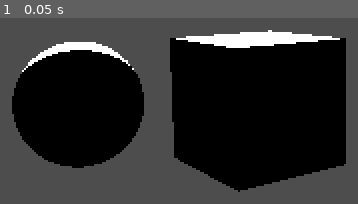
Above: before the commit, frame 1.
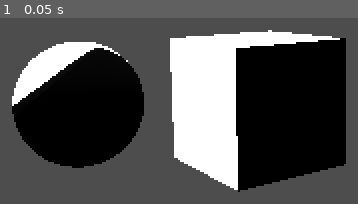
Above: after the commit, the same moment.

Repository: fossinating/trianglegamejam
Game: Godot game, scene res://levels/mat_test_inkfall.tscn
Two runs of this game, one before a commit and one after it. Both use one fixed random seed, a clock stepped at 60 frames per second and the inputs below. This scene is started directly instead of the project's main scene.
Inputs:
- Up to frame 1 (0.05 s): no input

The runs differ from the first frame. In frame 1, 15% of the frame differs, in the area x 3-67%, y 10-93%.

Commit message:
Lessen and Change Effects of inkfall material quantization shader

Diff:
--- a/entities/map elements/inkfall.tscn
+++ b/entities/map elements/inkfall.tscn
@@ -1,6 +1,5 @@
-[gd_scene load_steps=4 format=3 uid="uid://bu7xjkbde0woe"]
+[gd_scene load_steps=3 format=3 uid="uid://bu7xjkbde0woe"]
 
-[ext_resource type="Material" uid="uid://b7l3b6ud7tfxi" path="res://levels/mat_inkfall.tres" id="1_6yvsw"]
 [ext_resource type="Material" uid="uid://b831uoslh0cxu" path="res://levels/mat_inkfall_quantized.tres" id="1_t4dnk"]
 
 [sub_resource type="BoxShape3D" id="BoxShape3D_402rc"]
@@ -24,18 +23,18 @@
 radius = 0.6
 height = 9.1
 sides = 48
-material = ExtResource("1_6yvsw")
+material = ExtResource("1_t4dnk")
 
 [node name="CSGSphere3D" type="CSGSphere3D" parent="CSGCombiner3D/CSGCylinder3D"]
 transform = Transform3D(1, 0, 0, 0, 0.2, 0, 0, 0, 1, 0, 4.55, 0)
 radius = 0.6
 radial_segments = 48
 rings = 24
-material = ExtResource("1_6yvsw")
+material = ExtResource("1_t4dnk")
 
 [node name="CSGSphere3D" type="CSGSphere3D" parent="CSGCombiner3D"]
 transform = Transform3D(0.5, 0, 0, 0, 0.3, 0, 0, 0, 1, -0.228164, 8.55, 0)
 radius = 0.75
 radial_segments = 48
 rings = 24
-material = ExtResource("1_6yvsw")
+material = ExtResource("1_t4dnk")
--- a/levels/mat_inkfall_shader.gdshader
+++ b/levels/mat_inkfall_shader.gdshader
@@ -1,5 +1,5 @@
 shader_type spatial;
-render_mode blend_mix, diffuse_toon, specular_schlick_ggx;
+render_mode blend_mix, diffuse_toon, specular_toon;
 
 void fragment() {
 	ALBEDO = vec3(0.0, 0.0, 0.0);
@@ -51,6 +51,20 @@
 
 	vec3 specular_brdf_NL = NdotL * D * F * G;
 
-	float specular_blob_intensity = 1.0;
-	SPECULAR_LIGHT += step(0.02, specular_brdf_NL * LIGHT_COLOR * specular_blob_intensity * ATTENUATION);
+	float specular_blob_intensity = .25;
+
+	if (length(specular_brdf_NL * LIGHT_COLOR * specular_blob_intensity * ATTENUATION) < 0.003)
+	{
+		SPECULAR_LIGHT += 0.0;
+	}
+	else if (length(specular_brdf_NL * LIGHT_COLOR * specular_blob_intensity * ATTENUATION) > 0.01)
+	{
+		SPECULAR_LIGHT += 1.0;
+	}
+	else
+	{
+		SPECULAR_LIGHT += specular_brdf_NL * LIGHT_COLOR * specular_blob_intensity * ATTENUATION * .5;
+	}
+
+	//SPECULAR_LIGHT += step(0.005, specular_brdf_NL * LIGHT_COLOR * specular_blob_intensity * ATTENUATION);
 }
--- a/levels/mat_test_inkfall.tscn
+++ b/levels/mat_test_inkfall.tscn
@@ -25,7 +25,6 @@
 
 [node name="SpotLight3D" type="SpotLight3D" parent="."]
 transform = Transform3D(0.0522166, 0.438622, -0.897153, -0.0254858, 0.898672, 0.437881, 0.998311, 0, 0.0581042, -2.35171, 1.02992, -0.00754881)
-visible = false
 light_energy = 3.586
 
 [node name="MeshInstance3D2" type="MeshInstance3D" parent="."]
--- a/levels/workshop.tscn
+++ b/levels/workshop.tscn
@@ -163,3 +163,5 @@
 [node name="Grabbable Item" parent="." node_paths=PackedStringArray("delivery_point") instance=ExtResource("2_gteoe")]
 transform = Transform3D(1, 0, 0, 0, 1, 0, 0, 0, 1, 0, 0.5, 0)
 delivery_point = NodePath("../Item Delivery Point")
+
+[editable path="StaticBody3D3/Inkfall"]
